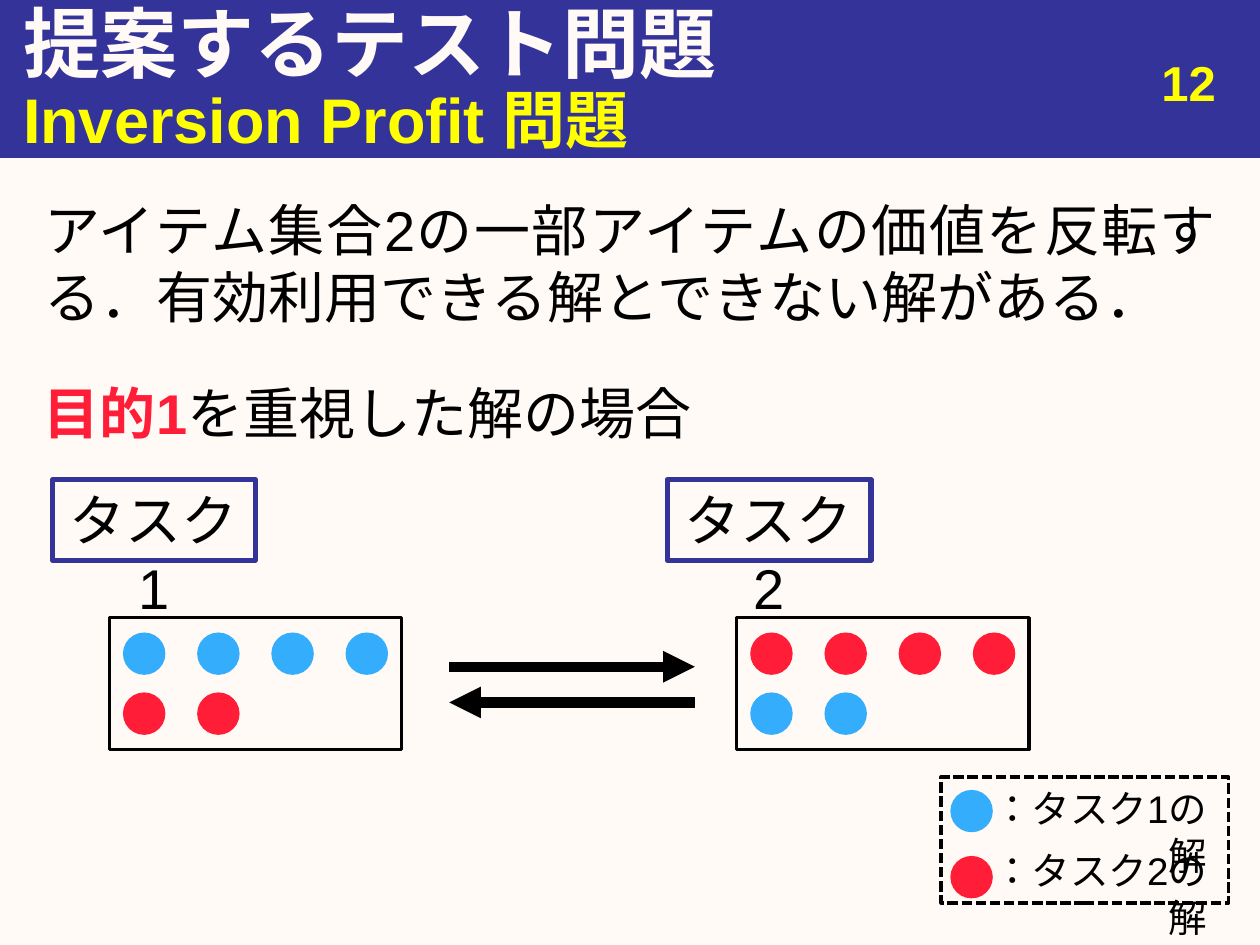
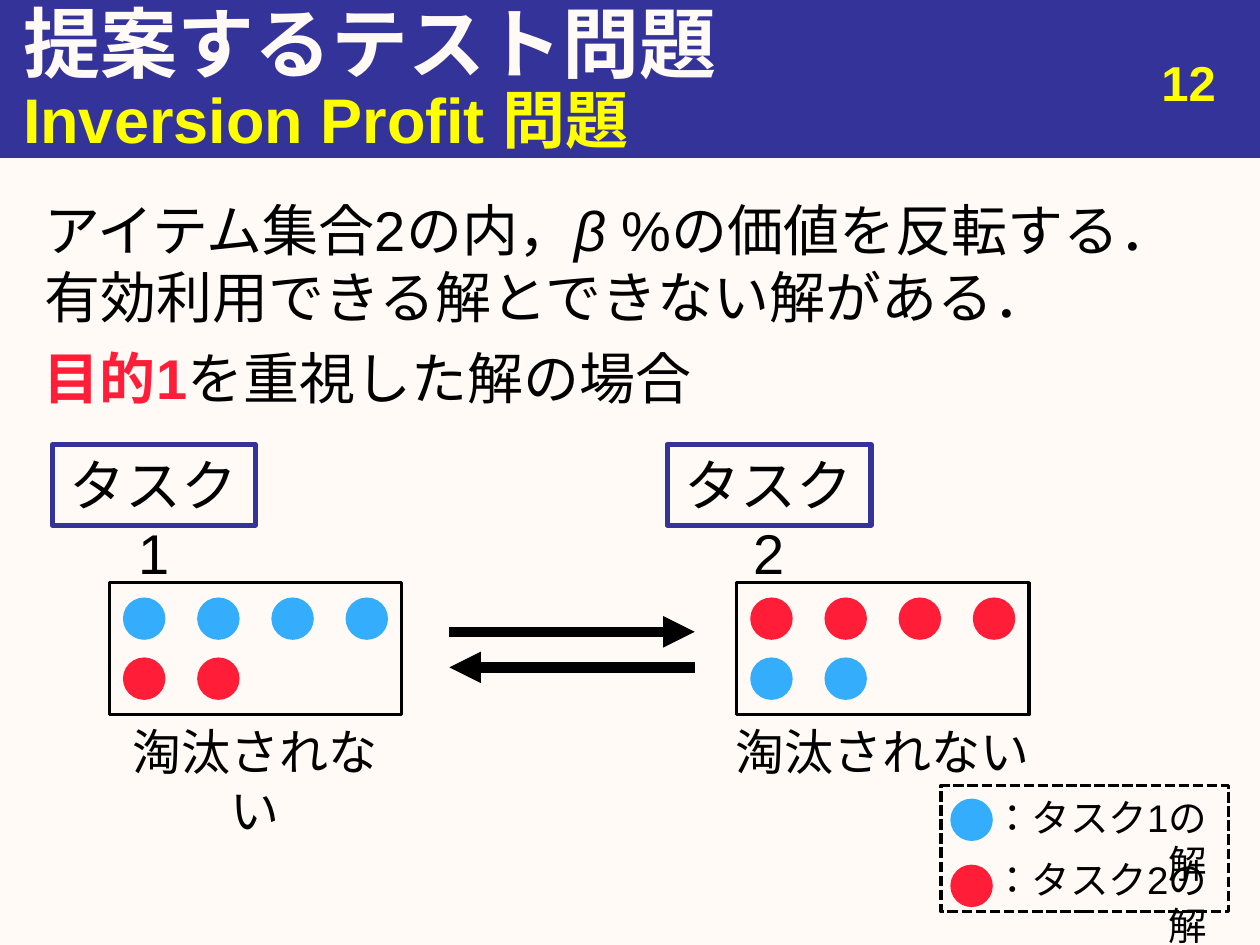
Before and after one commit to youle921/Slide-maintain, a slide deck: slide 13 of abstract/Slides/bachelor_thesis.pptx. Drawn at 1260x945 pixels with LibreOffice and Linux fonts; fonts in the diff are those of the drawing. Boxes give left, top, right and bottom in pixels: in the first picture for what was removed or moved away, otherwise in the second. Text is boxed around its words. In the diff, an @@ line names an element or a change of style, - is before the commit and + after.

```diff
--- a/abstract/Slides/bachelor_thesis.pptx
+++ b/abstract/Slides/bachelor_thesis.pptx
@@ text at [44, 204, 1176, 323]: text changed @@
-アイテム集合2の一部アイテムの価値を反転する．有効利用できる解とできない解がある．
+アイテム集合2の内，β %の価値を反転する．
+有効利用できる解とできない解がある．
@@ 12 ellipses, 4 rectangles, 2 arrows, 1 text: place and size @@
-12 ellipses, 4 rectangles, 2 arrows, 1 text at [44, 386, 1029, 750]
+12 ellipses, 4 rectangles, 2 arrows, 1 text at [44, 351, 1029, 714]
@@ text added at [133, 729, 378, 830], 28 pt, text #000000 @@
+淘汰されない
@@ text added at [736, 729, 1030, 774], 28 pt, text #000000 @@
+淘汰されない
@@ 2 texts, 2 ellipses, 1 rectangle: place and size @@
-2 texts, 2 ellipses, 1 rectangle at [941, 777, 1228, 903]
+2 texts, 2 ellipses, 1 rectangle at [941, 786, 1228, 912]
```
Also in this commit, not shown: 4 other slides changed.
